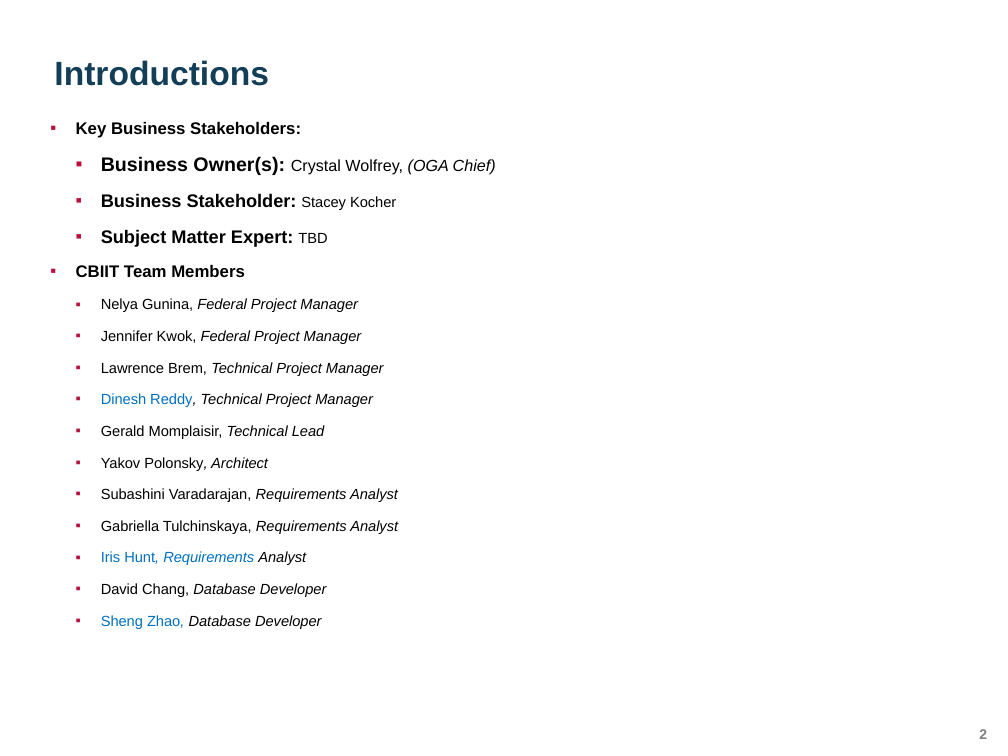
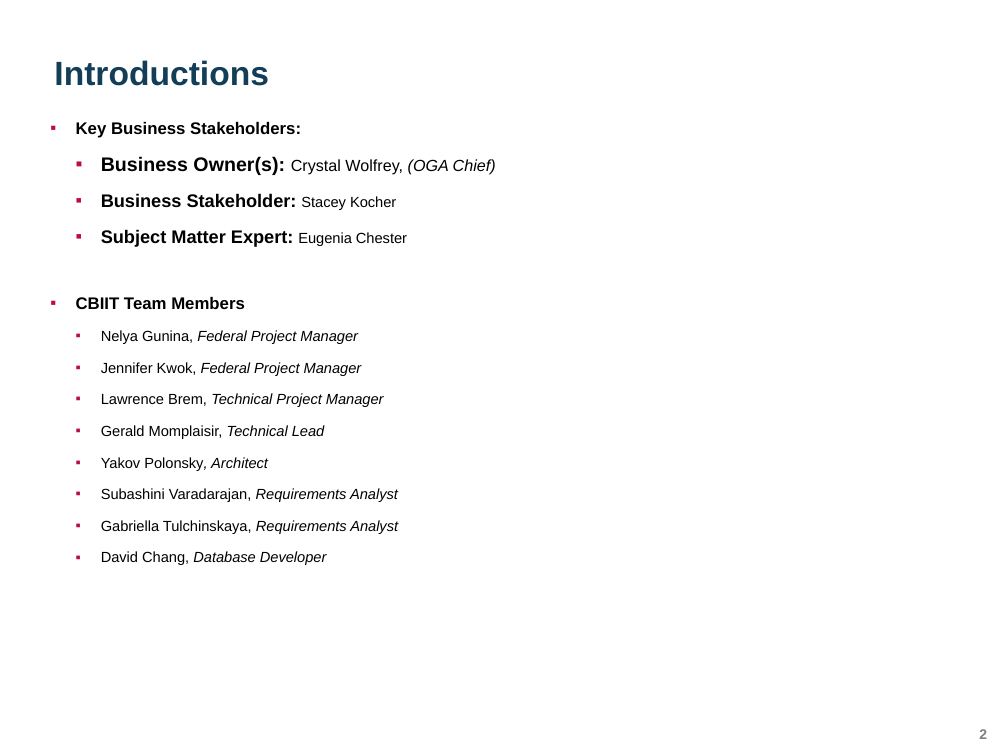
Before and after one commit to yaoh4/greensheets_classic, a slide deck: slide 2 of Requirements/Presentations/GreenSheets OGA presentation_version 1.pptx. Drawn at 1008x756 pixels with LibreOffice and Linux fonts; fonts in the diff are those of the drawing; background and template pictures are left out. Boxes give left, top, right and bottom in pixels: in the first picture for what was removed or moved away, otherwise in the second. Text is boxed around its words. In the diff, an @@ line names an element or a change of style, - is before the commit and + after.

```diff
--- a/Requirements/Presentations/GreenSheets OGA presentation_version 1.pptx
+++ b/Requirements/Presentations/GreenSheets OGA presentation_version 1.pptx
@@ text at <box>101,229,407,247</box>: text changed @@
-  ▪ Subject Matter Expert: TBD
+  ▪ Subject Matter Expert: Eugenia Chester
@@ text at <box>101,393,373,407</box>: paragraph removed @@
-  ▪ Dinesh Reddy, Technical Project Manager
@@ text at <box>101,551,306,565</box>: paragraph removed @@
-  ▪ Iris Hunt, Requirements Analyst
@@ text at <box>101,615,322,629</box>: paragraph removed @@
-  ▪ Sheng Zhao, Database Developer
```
Also in this commit, not shown: 3 other slides changed.
